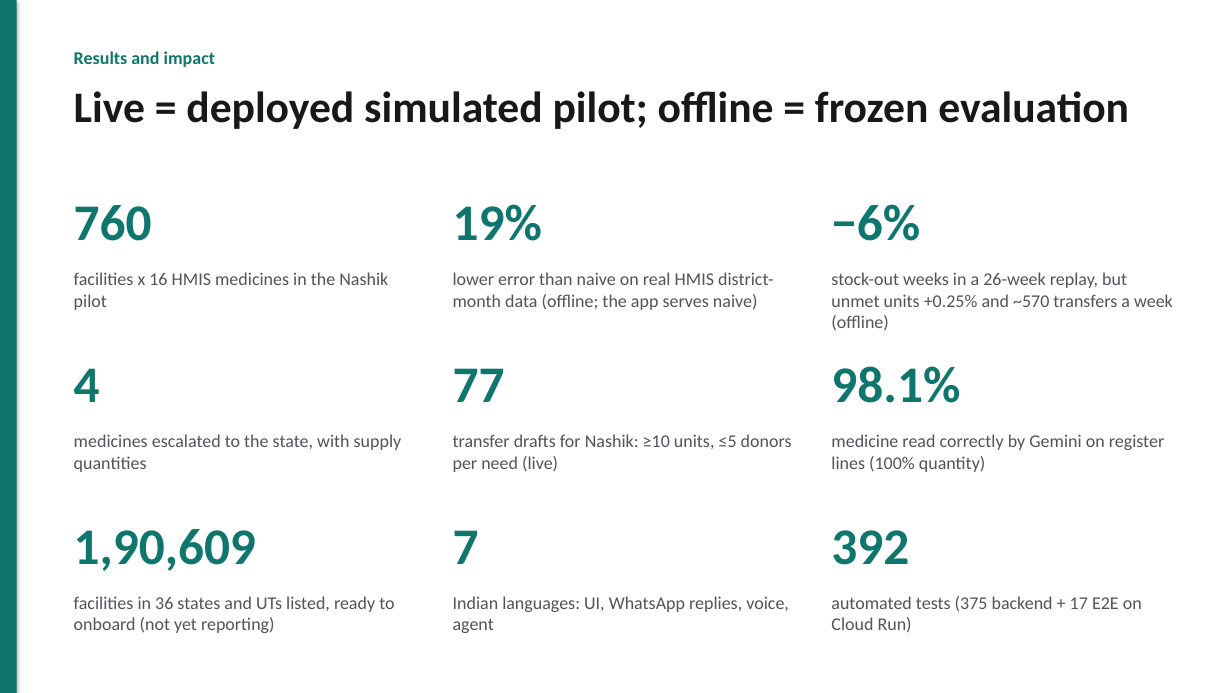
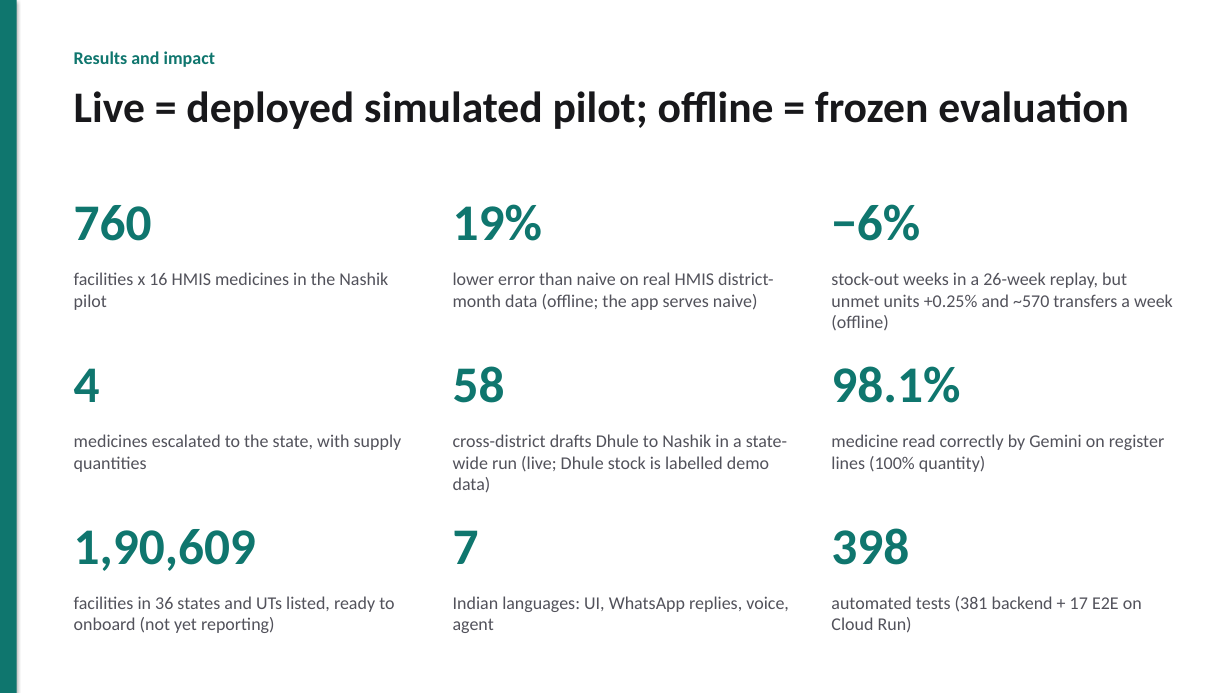
Before and after one commit to akshat333-debug/AushadhiNet, a slide deck: slide 9 of docs/pitch/AushadhiNet-pitch.pptx. Drawn at 1232x693 pixels with LibreOffice and Linux fonts; fonts in the diff are those of the drawing. Boxes give left, top, right and bottom in pixels: in the first picture for what was removed or moved away, otherwise in the second. Text is boxed around its words. In the diff, an @@ line names an element or a change of style, - is before the commit and + after.

```diff
--- a/docs/pitch/AushadhiNet-pitch.pptx
+++ b/docs/pitch/AushadhiNet-pitch.pptx
@@ text at bbox=[453, 366, 505, 403]: text changed @@
-77
+58
@@ text at bbox=[453, 434, 787, 493]: text changed @@
-transfer drafts for Nashik: ≥10 units, ≤5 donors per need (live)
+cross-district drafts Dhule to Nashik in a state-wide run (live; Dhule stock is labelled demo data)
@@ text at bbox=[831, 528, 909, 565]: text changed @@
-392
+398
@@ text at bbox=[831, 596, 1142, 633]: text changed @@
-automated tests (375 backend + 17 E2E on Cloud Run)
+automated tests (381 backend + 17 E2E on Cloud Run)
```
Also in this commit, not shown: 3 other slides changed, 8 other files.
